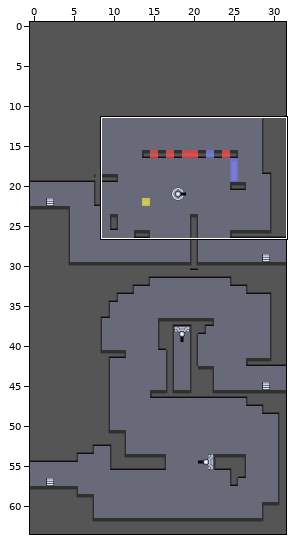
LDtk project: assets/world.ldtk. The picture above shows the old version from afar; the outline marks the close-up.
Close-up. First the earlier version:
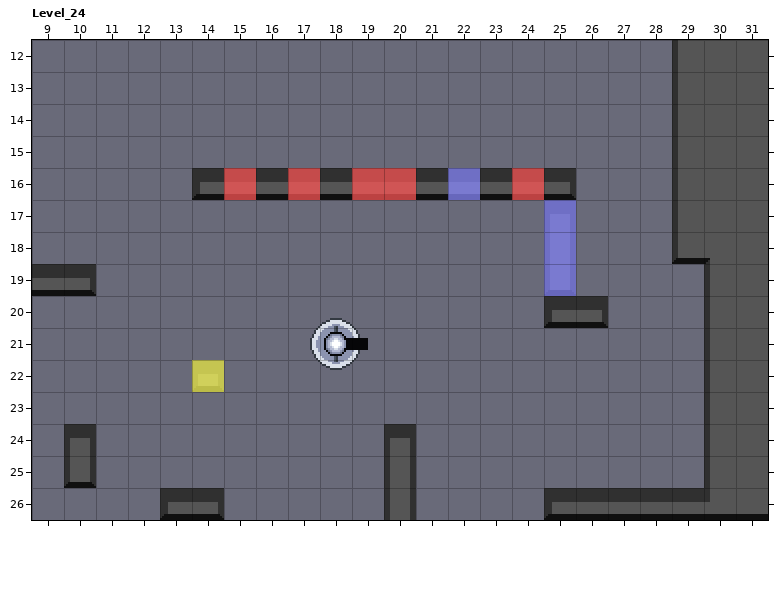
Cells are 16x16 px. Shown: Level_24 x 9..31, y 12..26. The commit also changed other parts of the map, which this record leaves out.
After:
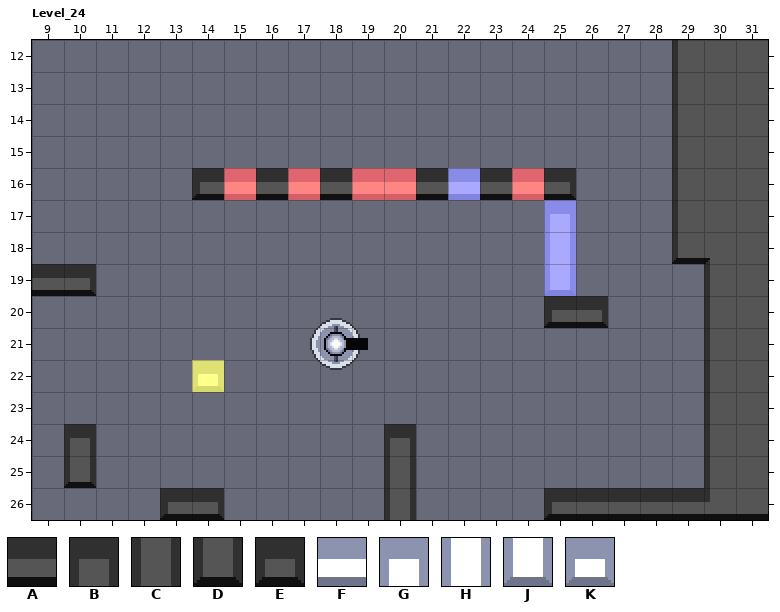
Key: from "FineTerrain": A 2, B 13, C 23, D 33, E 42, F 52, G 63, H 73, J 83, K 92.
_ is an empty cell.
Edits made:
Layer "Terrain_fine":
Tile F replaces tile A in row 16 at x 15, 17, 19 to 20, 22 and 24.
Tile G replaces tile B in row 17 at x 25.
Tile H replaces tile C in row 18 at x 25.
Tile J replaces tile D in row 19 at x 25.
Tile K replaces tile E in row 22 at x 14.
